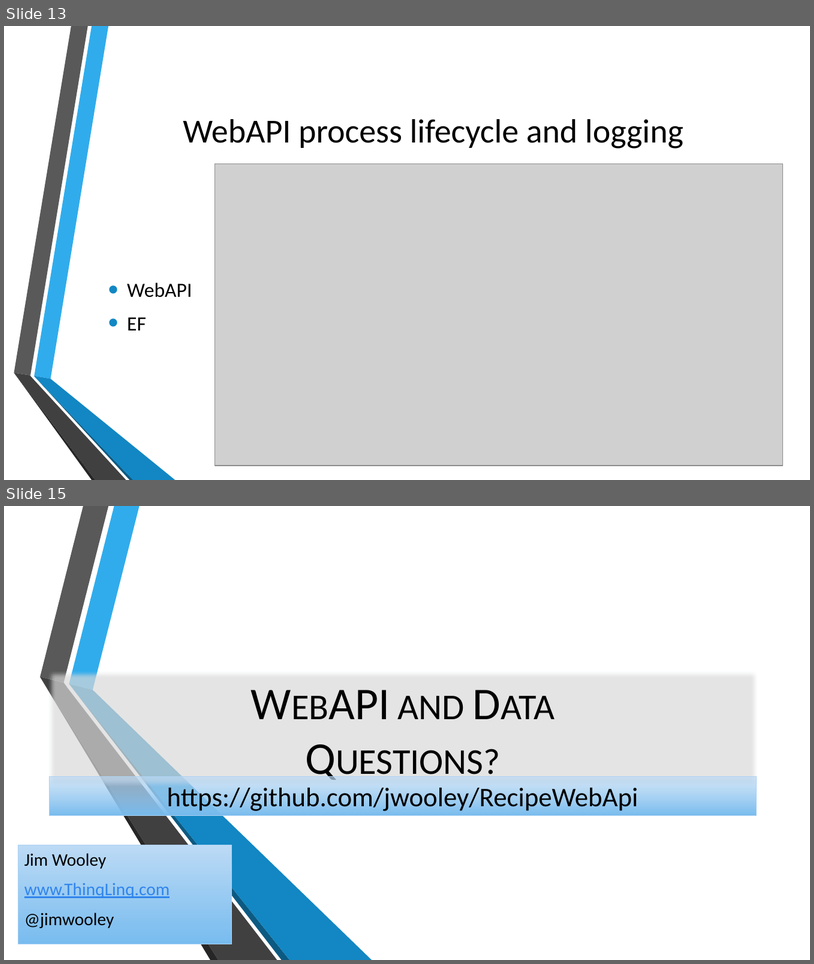
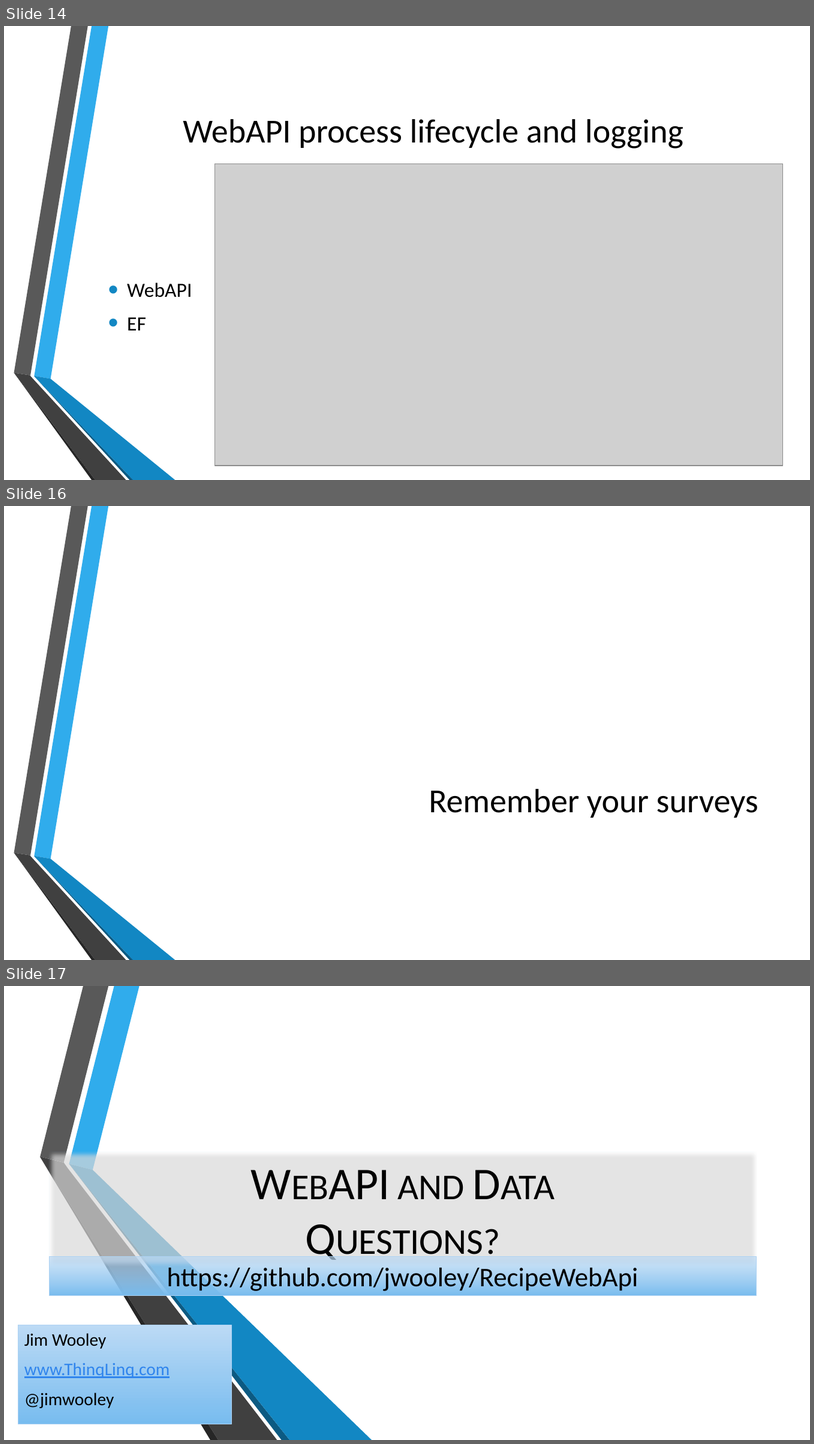
Before and after one commit to jwooley/RecipeWebApi, a slide deck: WebAPI and Data.pptx. Shown one above the other, each under a label of ours: slides 13 and 15 before the commit, slides 14, 16 and 17 after it; the slides between them are not shown. The pictures are 814x964 and 814x1444 pixels, drawn with LibreOffice and Linux fonts; fonts in the diff are those of the drawing; grey boxes stand for pictures; background and template pictures are left out. Boxes give left, top, right and bottom in pixels: in the first picture for what was removed or moved away, otherwise in the second. Text is boxed around its words. In the diff, an @@ line names an element or a change of style, - is before the commit and + after.

```diff
--- a/WebAPI and Data.pptx
+++ b/WebAPI and Data.pptx
@@ slide 16 added at [4, 506, 810, 960], background picture (left out); not listed: 6 template elements that a slide beside it also shows @@
@@ title added at [429, 789, 759, 817], 40 pt, text #000000 @@
+Remember your surveys
@@ what was slide 13 is now slide 14 @@
@@ what was slide 15 is now slide 17 @@
```
Also in this commit, not shown: 1 slide changed, 1 other slide added, 12 other files.
